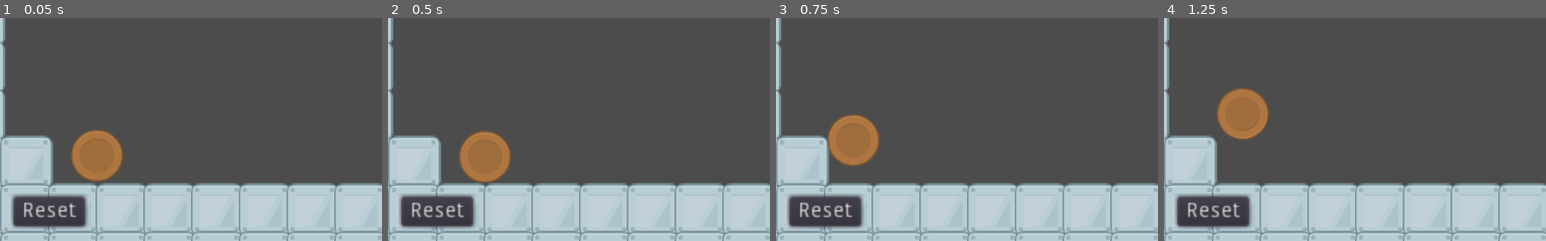
Above: before the commit, frames 1-4 (left to right).
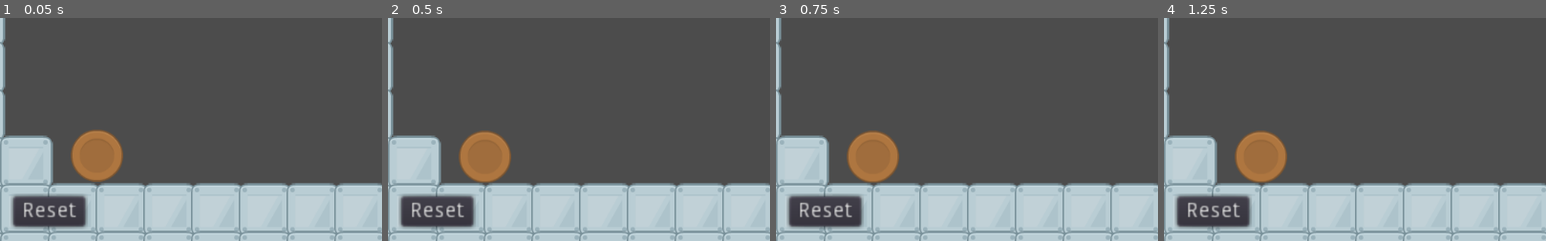
Above: after the commit, the same moments.

Repository: bsu-cs315/P1-cmallan
Game: Godot game, scene res://Project/World/World.tscn
Two runs of this game, one before a commit and one after it. Both use one fixed random seed, a clock stepped at 60 frames per second and the inputs below.
Inputs (mouse positions are % of the whole screen's width and height, from its top left):
- Up to frame 1 (0.05 s): no input
- Up to frame 2 (0.5 s): no input
- Up to frame 3 (0.75 s): tap Enter at 0.5 s; move the mouse to (13, 79) at 0.52 s; hold Right (ui_right) from 0.53 s (still down); click (13, 79) at 0.67 s
- Up to frame 4 (1.25 s): keep holding Right (ui_right)
The pictures show only the part of the screen within x 0-50%, y 48-98%; the shares and areas given below are measured in that part.

Frames 1-2 are identical in both runs. In frame 3, 3.2% of the frame differs, in the area x 13-33%, y 43-74%; in frame 4, 4.9%, in the area x 13-33%, y 31-74%.

Commit message:
Refactored Ball script to allow for a selected impulse

Diff:
--- a/Project/Ball/Ball.gd
+++ b/Project/Ball/Ball.gd
@@ -1,19 +1,12 @@
 extends RigidBody2D
 
+func _ready():
+	pass
 
-var random = RandomNumberGenerator.new()
+func launch(x, y, force):
+	apply_impulse(Vector2.ZERO, Vector2(x * force, y * force))
 
-func _rand():
-	var _range = 999
-	return (random.randi_range((-_range), (_range)))
-
-
-# Check for Left mouse click
-func _on_Ball_input_event(viewport, event, shape_idx):
-	if event is InputEventMouseButton:
-		if event.button_index == BUTTON_LEFT and event.pressed == true:
-			apply_central_impulse( Vector2(_rand(), _rand()))
-			print(_rand(), " - ", _rand())
-
-func _process(delta):
-	pass
+func _on_RigidBody2D_body_entered(body):
+	queue_free()
+	if body.has_method("hit"):
+		body.hit()
--- a/Project/Ball/Ball.tscn
+++ b/Project/Ball/Ball.tscn
@@ -16,6 +16,7 @@
 
 [node name="Ball" type="RigidBody2D"]
 input_pickable = true
+mass = 0.510204
 gravity_scale = 9.8
 script = ExtResource( 1 )
 
